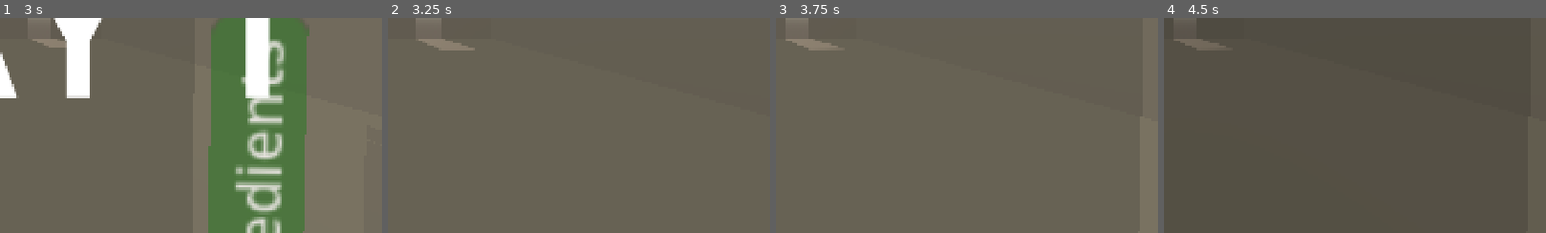
Above: before the commit, frames 1-4 (left to right).
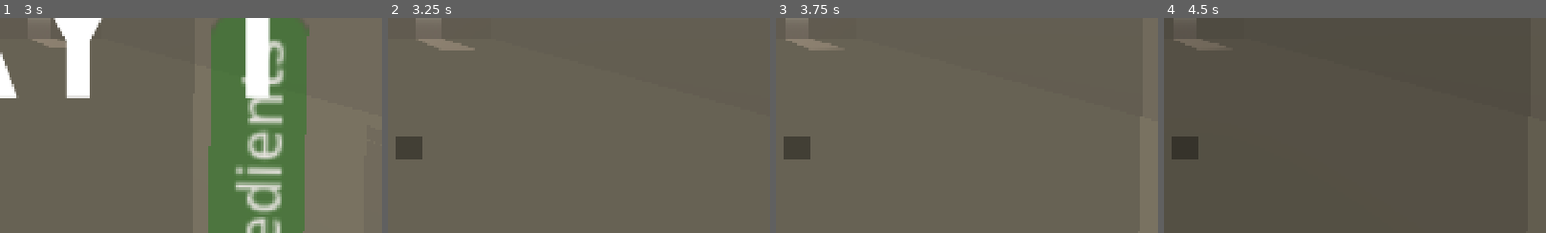
Above: after the commit, the same moments.

Repository: Sunday-Studio-Team/cafe
Game: Godot game, scene res://scene_switcher.tscn
Two runs of this game, one before a commit and one after it. Both use one fixed random seed, a clock stepped at 60 frames per second and the inputs below. The engine's default icon, where the game draws it, is replaced by a stand-in: a white triangle on a blue panel in a dark square.
Inputs (mouse positions are % of the whole screen's width and height, from its top left):
- Up to frame 1 (3 s): move the mouse to (55, 50) at 0.52 s; hold W (move_forward) from 0.53 s (still down); tap Q (Test_Button) at 0.6, 1.35, 2.3 s; click (55, 50) at 0.67 s; move the mouse to (45, 50) at 1.27 s; move the mouse to (52, 48) at 2.02 s; hold E (interact) 2.03-2.78 s; move the mouse to (49, 52) at 2.77 s; tap Shift (sprint) at 2.85 s; click (49, 52) at 2.92 s
- Up to frame 2 (3.25 s): keep holding W (move_forward); tap Q (Test_Button) at 3.05 s
- Up to frame 3 (3.75 s): keep holding W (move_forward); tap Enter at 3.5 s; move the mouse to (57, 51) at 3.52 s; tap I at 3.6 s
- Up to frame 4 (4.5 s): tap Q (Test_Button) at 3.8 s; tap Escape (pause) at 4.15 s; release W (move_forward) at 4.25 s; click "restart" at 4.25 s
The pictures show only the part of the screen within x 47-97%, y 50-100%; the shares and areas given below are measured in that part.

Frame 1 is identical in both runs. In frame 2, 0.7% of the frame differs, in the area x 2-9%, y 55-66%; in frame 3, 0.7%; in frame 4, 0.7%.

Commit message:
Fixed Item Signals

Diff:
--- a/godot/autoloads/events.gd
+++ b/godot/autoloads/events.gd
@@ -27,5 +27,5 @@
 signal minigame_end
 
 #Active Items
-signal active_item_used(item: String)
-signal select_item(selection: int)
+signal active_item_used(item: Item)
+signal select_item(selection: Item)
--- a/godot/machine.gd
+++ b/godot/machine.gd
@@ -340,7 +340,8 @@
 
 	customer = null
 
-func _on_active_item_use(item_name: String):
+func _on_active_item_use(item: Item):
+	print("Used: ", item.name)
 	if Global.has_item("Hammer"):
 		Global.remove_item("Hammer")
 		fix_machine()
--- a/godot/main.gd
+++ b/godot/main.gd
@@ -184,11 +184,11 @@
 
 	if item == "clock":
 		#Stop the clock for a time period
-		game_timer.stop()
+		game_timer.paused = true
 		clock_switch_timer.start()
 
 
 
 func _on_clock_switch_timer_timeout():
-	game_timer.start()
+	game_timer.paused = false
 	pass # Replace with function body.
--- a/godot/main.tscn
+++ b/godot/main.tscn
@@ -15,7 +15,7 @@
 [ext_resource type="AudioStream" uid="uid://dwjqoo54k3ixw" path="res://audio/points_gain.wav" id="8_4c57u"]
 [ext_resource type="Script" uid="uid://dpxjdxm2r1gkd" path="res://Minigames/minigame_controller.gd" id="10_4c57u"]
 [ext_resource type="Script" uid="uid://cat432fvo260e" path="res://item_shelf.gd" id="10_82xsv"]
-[ext_resource type="PackedScene" uid="uid://b44y3xlpccms3" path="res://Minigames/Colors/Colors_Minigame.tscn" id="11_efxa6"]
+[ext_resource type="PackedScene" uid="uid://b44y3xlpccms3" path="res://Minigames/colors/Colors_Minigame.tscn" id="11_efxa6"]
 [ext_resource type="PackedScene" uid="uid://bxnxtc8jiih51" path="res://items/shelf_item.tscn" id="11_getpj"]
 [ext_resource type="PackedScene" uid="uid://dltayqwtj31d1" path="res://ui/pause_menu.tscn" id="11_ycdy4"]
 [ext_resource type="PackedScene" uid="uid://ctyf8qliv65c4" path="res://security_cam.tscn" id="12_dg77c"]
@@ -77,6 +77,8 @@
 data = PackedByteArray("cW9hZgABE6ACAKxEFAAQKAAAAAAAAAAAAAAAAOAAQAAAAAAAAAAAAAAAAADgAEAAINEh0UlSTQsg0SHRSVJNCzLZpZQiiAb …(75931 unchanged characters)…
 format = 3
 stereo = true
+
+[sub_resource type="CanvasTexture" id="CanvasTexture_d13ii"]
 
 [node name="Main" type="Node3D" unique_id=1806237155 node_paths=PackedStringArray("machines", "cameras", "side_machine" …(183 unchanged characters)…
 process_mode = 1
@@ -588,6 +590,30 @@
 stream = ExtResource("14_yaehf")
 volume_db = -5.0
 
+[node name="Control" type="Control" parent="UI" unique_id=1090920544]
+layout_mode = 3
+anchors_preset = 0
+offset_right = 40.0
+offset_bottom = 40.0
+
+[node name="ActiveItemImage" type="TextureRect" parent="UI/Control" unique_id=391088148]
+layout_mode = 0
+offset_left = 928.0
+offset_top = 840.0
+offset_right = 968.0
+offset_bottom = 880.0
+scale = Vector2(1.6000049, 1.391165)
+
+[node name="ActiveItemBackground" type="TextureRect" parent="UI/Control" unique_id=591597955]
+modulate = Color(0, 0, 0, 0.36078432)
+layout_mode = 0
+offset_left = 928.0
+offset_top = 840.0
+offset_right = 968.0
+offset_bottom = 880.0
+scale = Vector2(1.6000049, 1.391165)
+texture = SubResource("CanvasTexture_d13ii")
+
 [node name="MinigameController" type="CanvasLayer" parent="." unique_id=305291737 node_paths=PackedStringArray("sub_viewport")]
 visible = false
 script = ExtResource("10_4c57u")
--- a/godot/player.gd
+++ b/godot/player.gd
@@ -65,7 +65,7 @@
 func handle_movement(delta: float) -> void:
 	#TO BE REMOVED: For testing the active item use
 	if Input.is_action_just_pressed("Test_Button"):
-		Events.active_item_used.emit("Hammer")
+		Events.active_item_used.emit("clock")
 
 	if (
 		not movement_enabled
--- a/godot/ui/ActiveItemSelection/active_item_selection.tscn
+++ b/godot/ui/ActiveItemSelection/active_item_selection.tscn
@@ -17,4 +17,4 @@
 bkg_color = Color(0, 0, 0, 0.38039216)
 line_color = Color(0.9372549, 0.9372549, 0.9372549, 0.45490196)
 highlight_color = Color(0.6419343, 0.64193386, 0.6419341, 0.6862745)
-options = [null, null, null, null, null, null]
+options = [null, null, null]
--- /dev/null
+++ b/godot/ui/ActiveItemSelection/current_active_item.tscn
@@ -0,0 +1,28 @@
+[gd_scene format=3 uid="uid://cskxioem0j1xd"]
+
+[node name="CurrentActiveItem" type="Control" unique_id=1757237579]
+layout_mode = 3
+anchors_preset = 15
+anchor_right = 1.0
+anchor_bottom = 1.0
+grow_horizontal = 2
+grow_vertical = 2
+
+[node name="Container" type="Container" parent="." unique_id=1112333111]
+layout_mode = 1
+anchors_preset = -1
+anchor_left = 0.5
+anchor_top = 0.9480001
+anchor_right = 0.5
+anchor_bottom = 0.9480001
+offset_left = -32.0
+offset_top = -63.840088
+offset_right = 32.0
+offset_bottom = 0.15991211
+grow_horizontal = 2
+grow_vertical = 0
+
+[node name="TextureRect" type="TextureRect" parent="Container" unique_id=1350137098]
+layout_mode = 2
+size_flags_horizontal = 4
+size_flags_vertical = 4
--- a/godot/ui/pc/ui.gd
+++ b/godot/ui/pc/ui.gd
@@ -28,6 +28,10 @@
 var alert_tween: Tween
 var time_left_warning_played := false
 
+#Active Items
+@export var active_item_image : TextureRect
+
+
 
 func _ready() -> void:
 	Events.money_updated.connect(
@@ -49,6 +53,9 @@
 
 	score_update_label.modulate = Color.TRANSPARENT
 	alert_indicator.modulate.a = 0
+
+	#Active Item
+
 
 	# we automatically play a sound whenever our points change,
 	# so we mute that sound while we reset our points @ the start of each day
@@ -278,3 +285,7 @@
 	create_tween().tween_property(score_label_to_tween, "modulate", Color.WHITE, 0.75).from(color)
 	score_update_label.text += "%s %s" % [abs(int(change)), Global.score_update_message]
 	score_update_tween.tween_property(score_update_label, "modulate:a", 0, 2)
+
+
+func set_active_item_image(item: Item):
+	active_item_image.texture = item.icon
